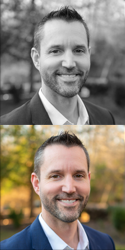
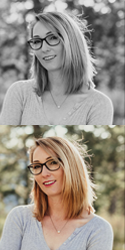
Before/after of a w=125, h=250 layered artwork. What changed in the layer stack:
hid "jake_buikema", painted on it over (0, 0, 125, 250)
showed "kristen_shaw", painted on it over (0, 0, 125, 250)
